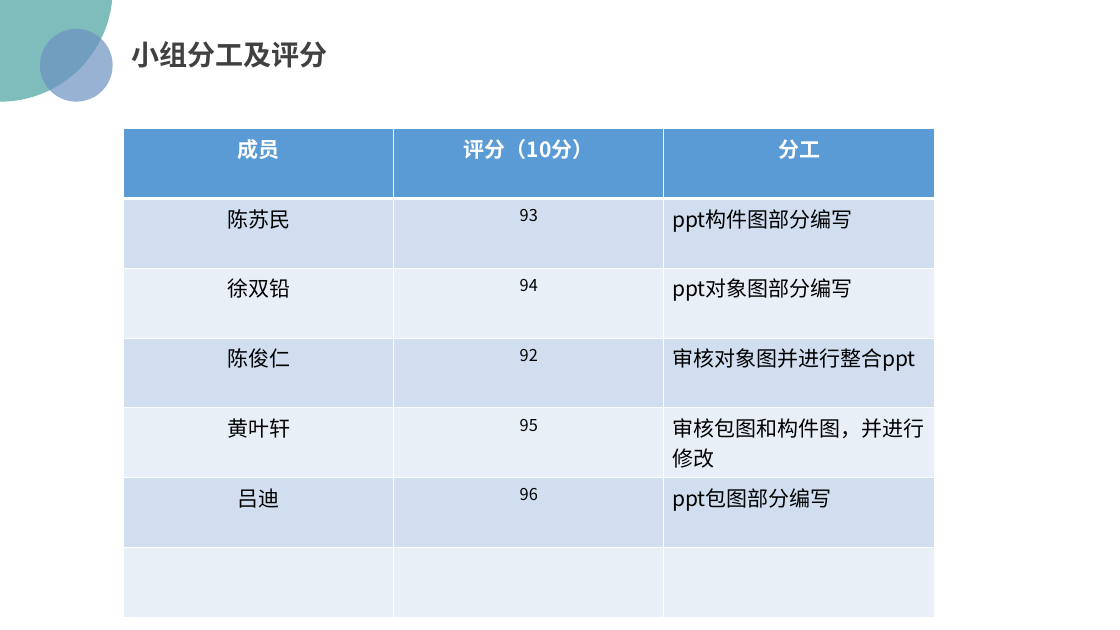
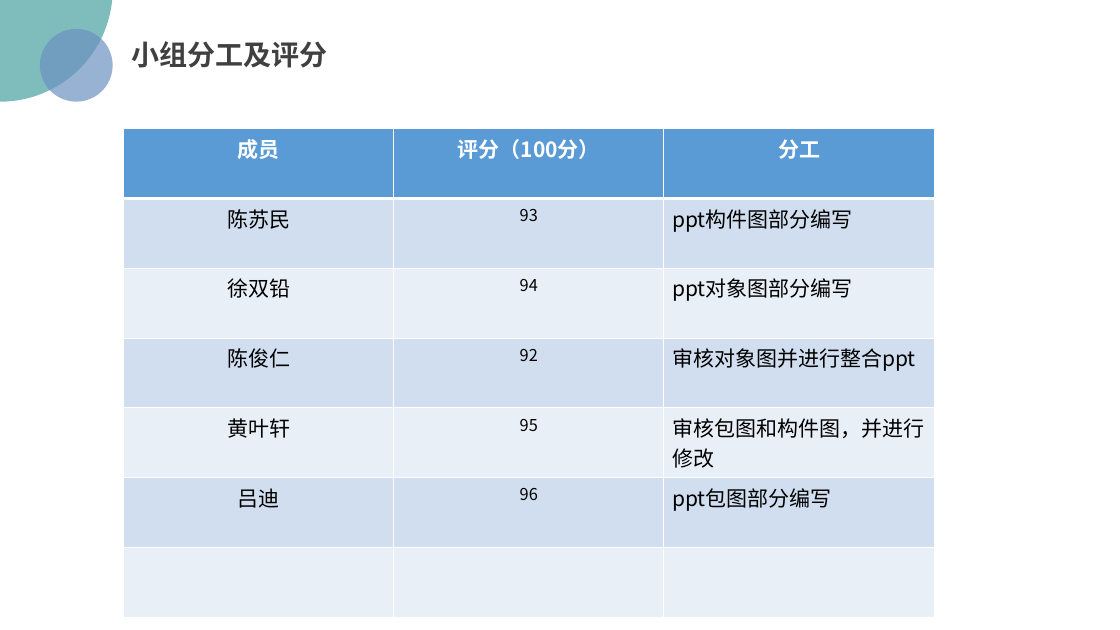
Before and after one commit to PRD2018/PRD2018-G15, a slide deck: slide 39 of 受控文档/02-其他任务/[PRD-15]UML基础III.pptx. Drawn at 1120x630 pixels with LibreOffice and Linux fonts; fonts in the diff are those of the drawing; background and template pictures are left out. Boxes give left, top, right and bottom in pixels: in the first picture for what was removed or moved away, otherwise in the second. Text is boxed around its words. In the diff, an @@ line names an element or a change of style, - is before the commit and + after.

Commit message:
2018-12-21
对UMLiii进行修改

```diff
--- a/受控文档/02-其他任务/[PRD-15]UML基础III.pptx
+++ b/受控文档/02-其他任务/[PRD-15]UML基础III.pptx
@@ table at <box>124,129,935,618</box> @@
-row 1, column 2: 评分（10分）
+row 1, column 2: 评分（100分）
```
